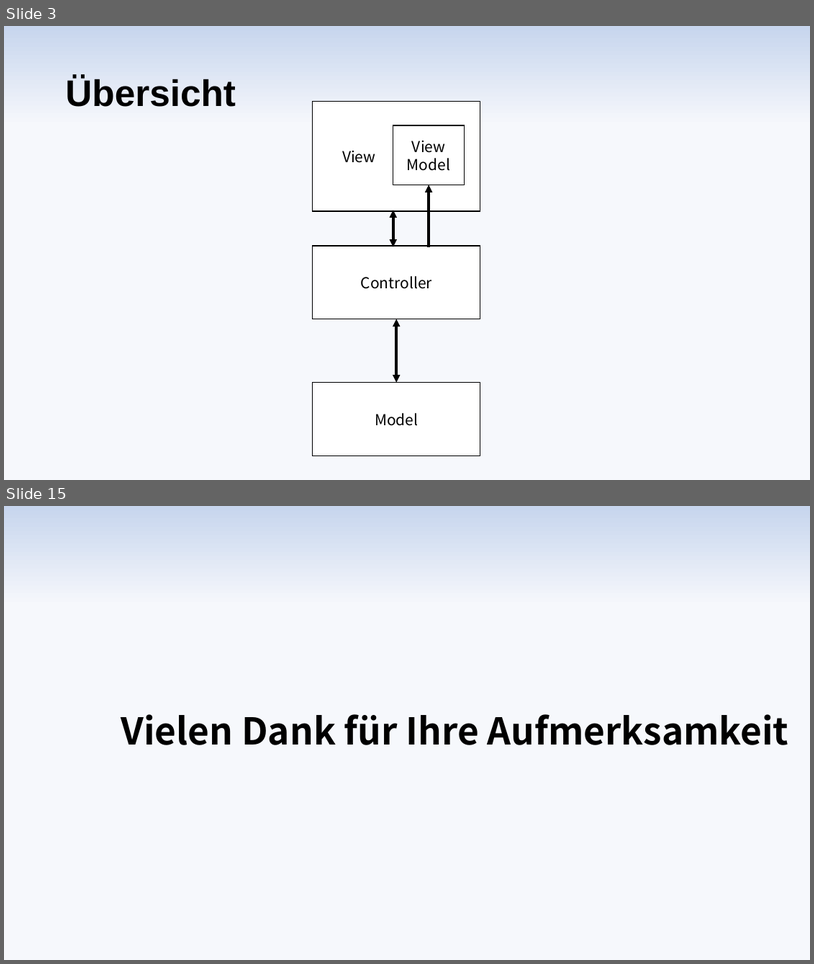
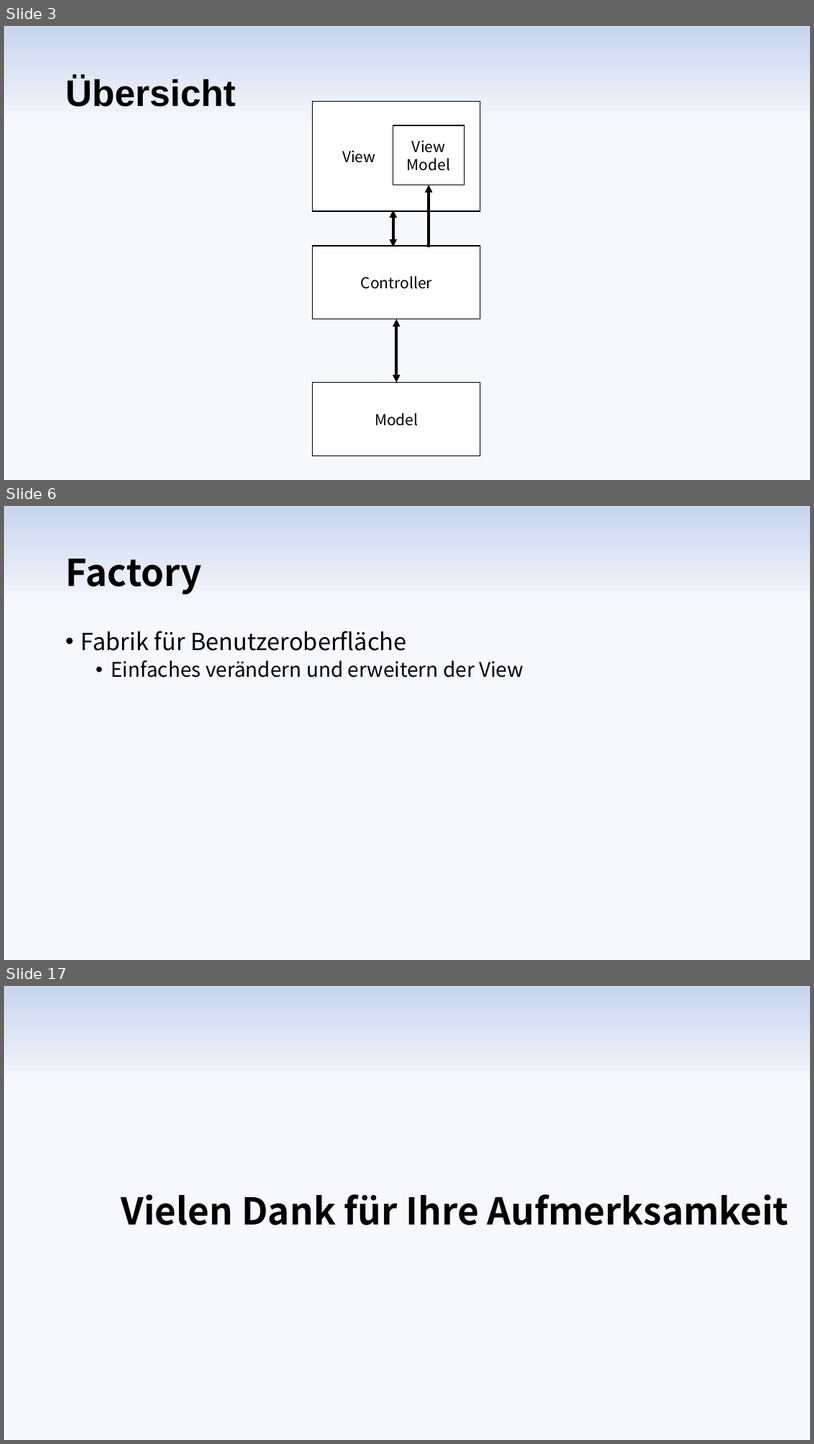
Before and after one commit to max-97/pse, a slide deck: Entwurf/Diagramme/Präsentation/Entwurfspraesentation.pptx. Shown one above the other, each under a label of ours: slides 3 and 15 before the commit, slides 3, 6 and 17 after it; the slides between them are not shown. The pictures are 814x964 and 814x1444 pixels, drawn with LibreOffice and Linux fonts; fonts in the diff are those of the drawing. Boxes give left, top, right and bottom in pixels: in the first picture for what was removed or moved away, otherwise in the second. Text is boxed around its words. In the diff, an @@ line names an element or a change of style, - is before the commit and + after.

```diff
--- a/Entwurf/Diagramme/Präsentation/Entwurfspraesentation.pptx
+++ b/Entwurf/Diagramme/Präsentation/Entwurfspraesentation.pptx
@@ slide 6 added at (4, 506, 810, 960), background gradient #F6F8FC to #ABC0E4 to #C7D5ED @@
@@ title added at (65, 559, 202, 595), 44 pt, text #000000, bold @@
+Factory
@@ text added at (80, 631, 524, 677), 24 pt, text #000000 @@
+• Fabrik für Benutzeroberfläche
+  • Einfaches verändern und erweitern der View
@@ what was slide 15 is now slide 17 @@
```
Also in this commit, not shown: 8 slides changed, 4 other slides added, 3 slides removed, 6 other files.
